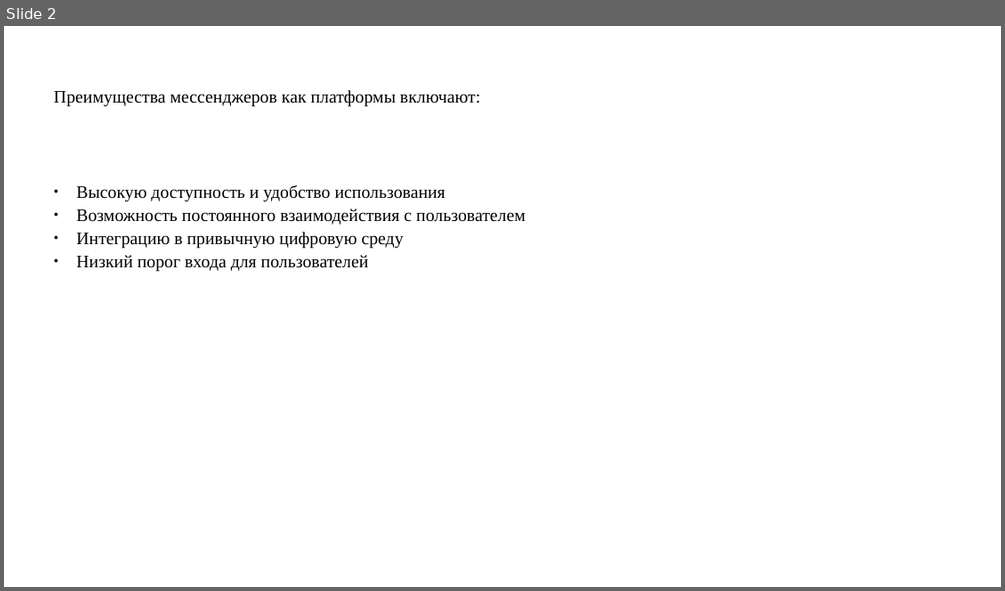
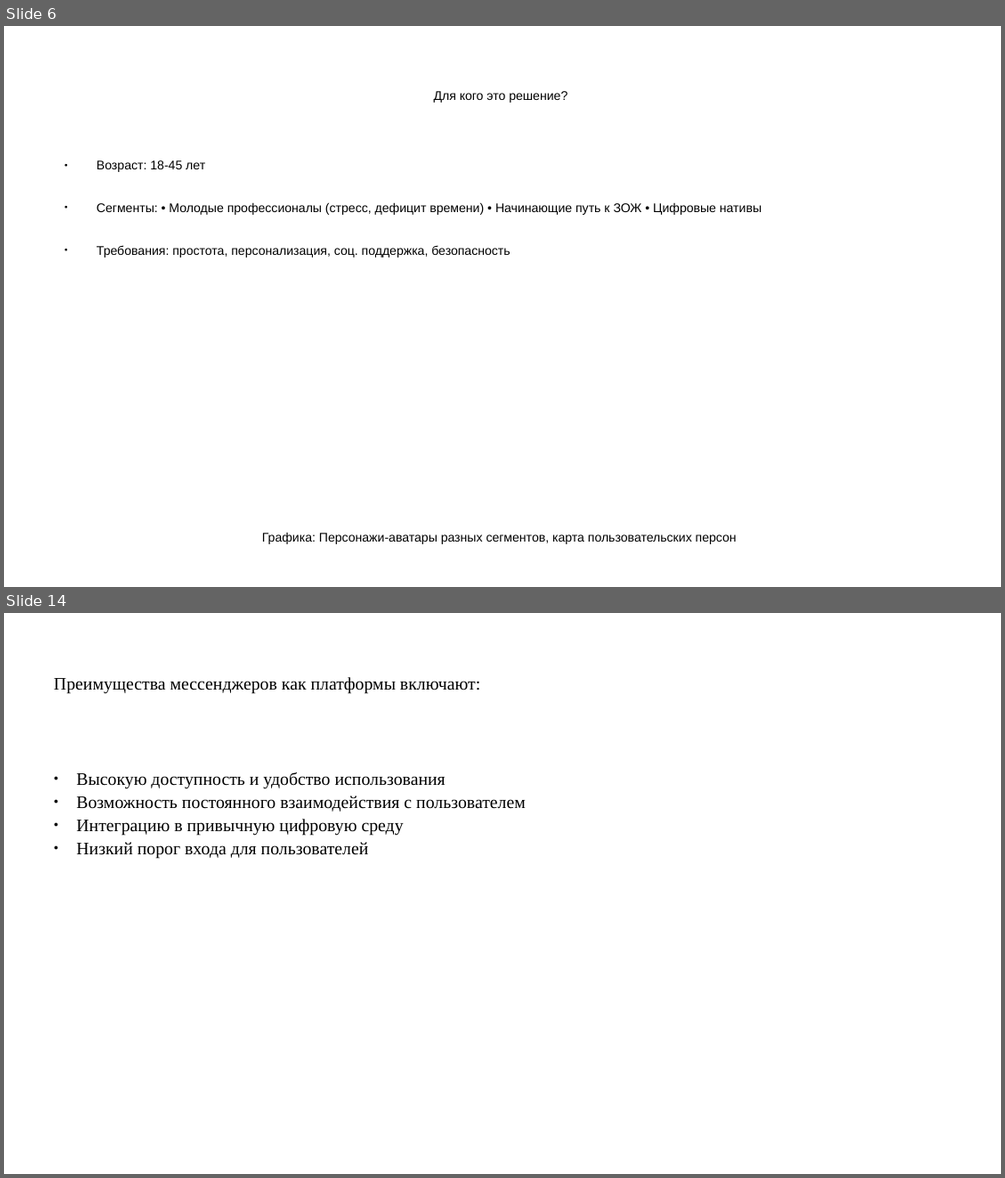
Before and after one commit to pagamov/pagamov_bot, a slide deck: docs/Гамов_Презентация Отчет НИР_26.pptx. Shown one above the other, each under a label of ours: slide 2 before the commit, slides 6 and 14 after it; the slides between them are not shown. The pictures are 1005x591 and 1005x1178 pixels, drawn with LibreOffice and Linux fonts; fonts in the diff are those of the drawing. Boxes give left, top, right and bottom in pixels: in the first picture for what was removed or moved away, otherwise in the second. Text is boxed around its words. In the diff, an @@ line names an element or a change of style, - is before the commit and + after.

```diff
--- a/docs/Гамов_Презентация Отчет НИР_26.pptx
+++ b/docs/Гамов_Презентация Отчет НИР_26.pptx
@@ slide 6 added at (4, 26, 1001, 587), background #FFFFFF @@
@@ title added at (434, 91, 567, 103), 10 pt, text #000000 @@
+Для кого это решение?
@@ text added at (97, 160, 761, 257), 10 pt, text #000000 @@
+● Возраст: 18-45 лет
+● Сегменты: • Молодые профессионалы (стресс, дефицит времени) • Начинающие путь к ЗОЖ • Цифровые нативы
+● Требования: простота, персонализация, соц. поддержка, безопасность
@@ text added at (262, 532, 736, 544), 10 pt, text #000000 @@
+Графика: Персонажи-аватары разных сегментов, карта пользовательских персон
@@ what was slide 2 is now slide 14 @@
```
Also in this commit, not shown: 12 other slides added, 1 slide removed, 3 other files.
